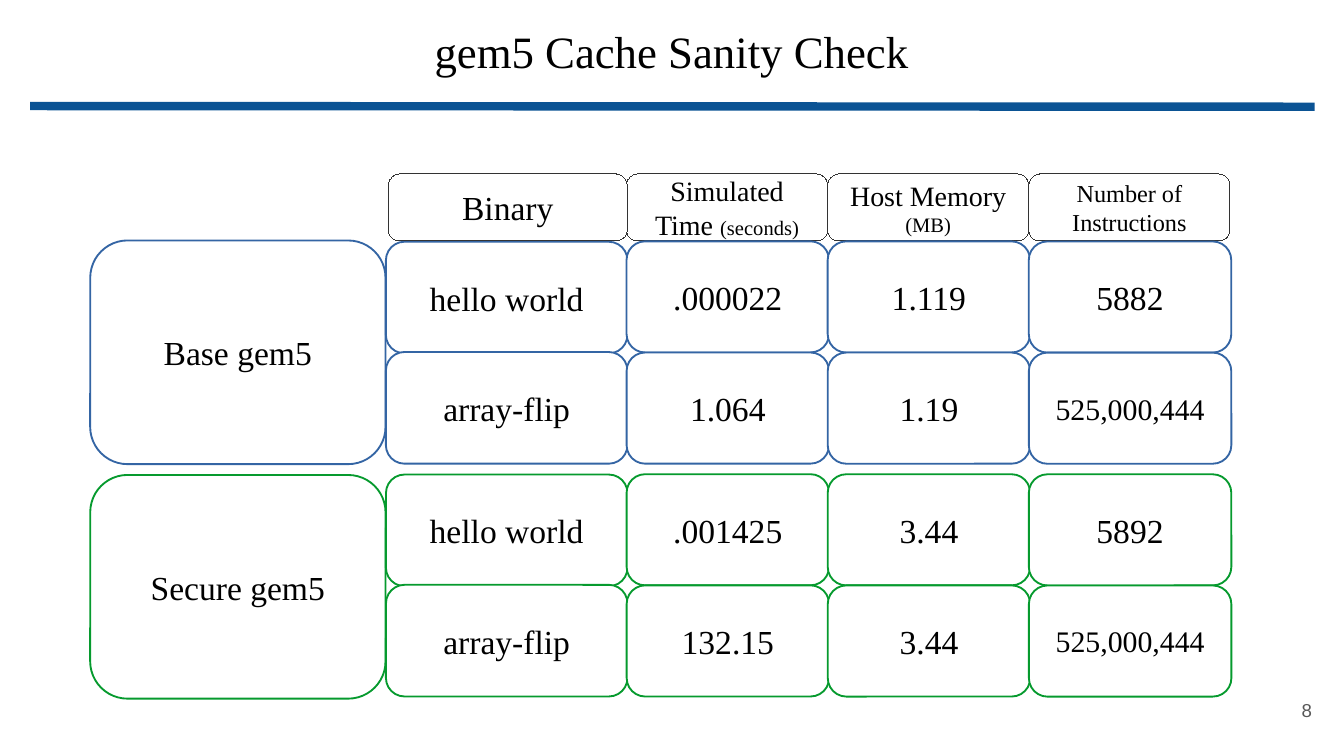
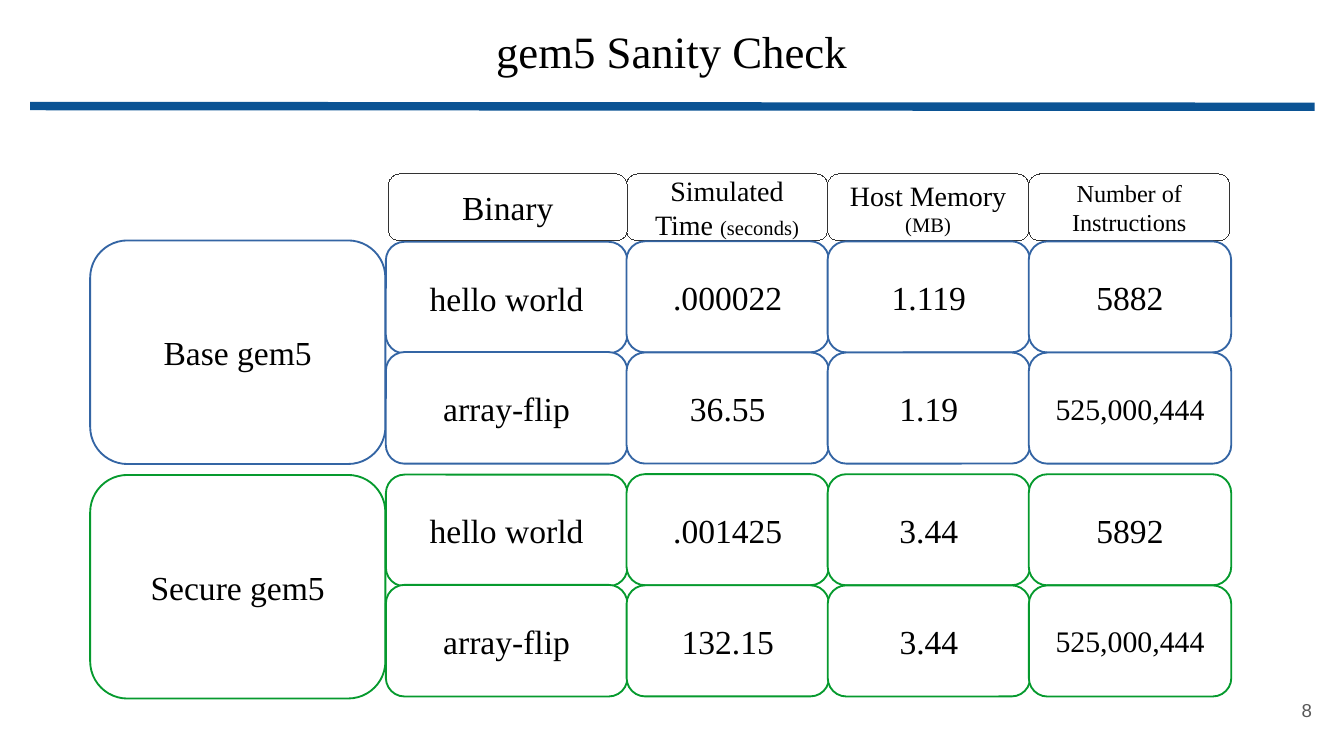
Before and after one commit to wbuz24/grad-research, a slide deck: slide 8 of presentations/update.pptx. Drawn at 1344x756 pixels with LibreOffice and Linux fonts; fonts in the diff are those of the drawing. Boxes give left, top, right and bottom in pixels: in the first picture for what was removed or moved away, otherwise in the second. Text is boxed around its words. In the diff, an @@ line names an element or a change of style, - is before the commit and + after.

Commit message:
ppt update

```diff
--- a/presentations/update.pptx
+++ b/presentations/update.pptx
@@ title at <box>496,37,846,78</box>: text changed @@
-gem5 Cache Sanity Check
+gem5 Sanity Check
@@ text in rounded rectangle at <box>690,398,766,422</box>: text changed @@
-1.064
+36.55
```
